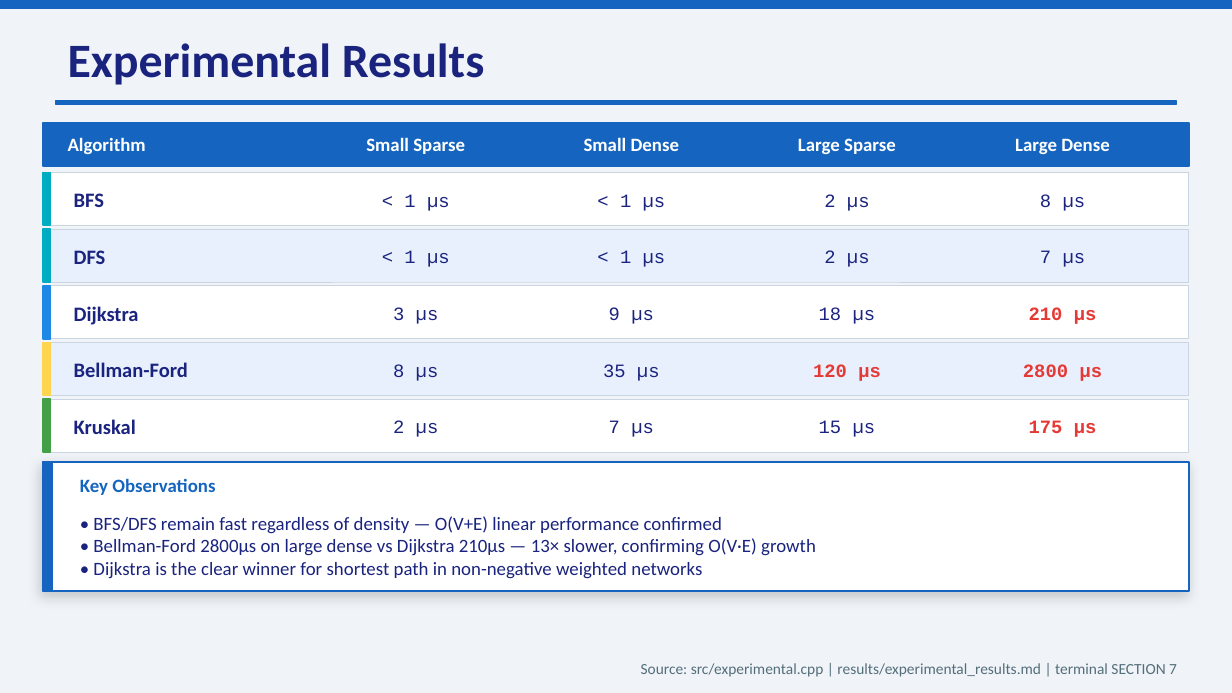
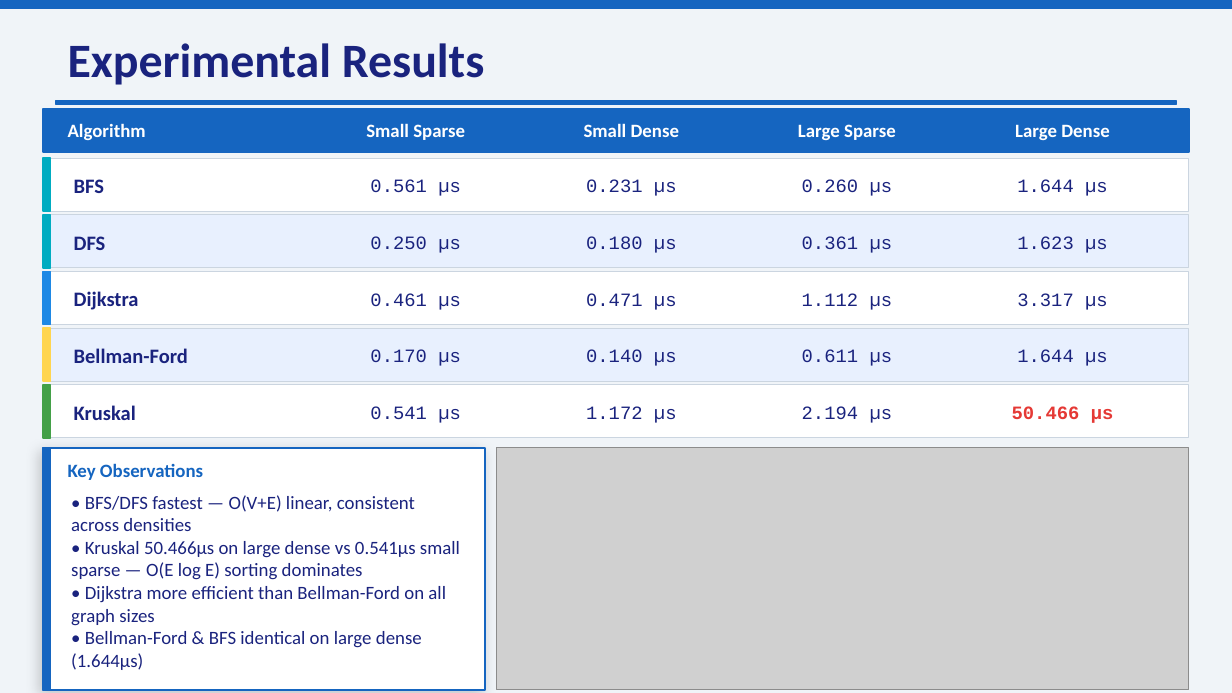
Before and after one commit to ZYXERO/COT4400-Router-Network-Optimization, a slide deck: slide 13 of docs/slides/COT4400_Presentation.pptx (slide 10 before the commit). Drawn at 1232x693 pixels with LibreOffice and Linux fonts; fonts in the diff are those of the drawing; grey boxes stand for pictures. Boxes give left, top, right and bottom in pixels: in the first picture for what was removed or moved away, otherwise in the second. Text is boxed around its words. In the diff, an @@ line names an element or a change of style, - is before the commit and + after.

```diff
--- a/docs/slides/COT4400_Presentation.pptx
+++ b/docs/slides/COT4400_Presentation.pptx
@@ text at [370,179,461,196]: text changed @@
-< 1 µs
+0.561 µs
@@ text at [586,179,677,196]: text changed @@
-< 1 µs
+0.231 µs
@@ text at [802,179,893,196]: text changed @@
-2 µs
+0.260 µs
@@ text at [1017,179,1108,196]: text changed @@
-8 µs
+1.644 µs
@@ text at [370,236,461,253]: text changed @@
-< 1 µs
+0.250 µs
@@ text at [586,236,677,253]: text changed @@
-< 1 µs
+0.180 µs
@@ text at [802,236,893,253]: text changed @@
-2 µs
+0.361 µs
@@ text at [1017,236,1108,253]: text changed @@
-7 µs
+1.623 µs
@@ text at [370,293,461,310]: text changed @@
-3 µs
+0.461 µs
@@ text at [586,293,677,310]: text changed @@
-9 µs
+0.471 µs
@@ text at [802,293,893,310]: text changed @@
-18 µs
+1.112 µs
@@ text at [1017,293,1108,310]: text changed; text colour #E53935 to #1A237E; bold off @@
-210 µs
+3.317 µs
@@ text at [370,349,461,366]: text changed @@
-8 µs
+0.170 µs
@@ text at [586,349,677,366]: text changed @@
-35 µs
+0.140 µs
@@ text at [802,349,893,366]: text changed; text colour #E53935 to #1A237E; bold off @@
-120 µs
+0.611 µs
@@ text at [1017,349,1108,366]: text changed; text colour #E53935 to #1A237E; bold off @@
-2800 µs
+1.644 µs
@@ 11 rectangles, 10 texts: place and size @@
-11 rectangles, 10 texts at [43,123,1189,452]
+11 rectangles, 10 texts at [43,108,1189,437]
@@ text at [370,406,461,423]: text changed @@
-2 µs
+0.541 µs
@@ text at [586,406,677,423]: text changed @@
-7 µs
+1.172 µs
@@ text at [802,406,893,423]: text changed @@
-15 µs
+2.194 µs
@@ text at [1012,406,1114,423]: text changed @@
-175 µs
+50.466 µs
@@ rectangle: place and size @@
-rectangle at [43,462,52,591]
+rectangle at [43,447,51,690]
@@ rectangle: place and size @@
-rectangle at [43,462,1189,591]
+rectangle at [43,447,485,690]
@@ picture added at [496,447,1189,690] @@
@@ text "Key Observations": place and size @@
-text "Key Observations" at [80,478,215,495]
+text "Key Observations" at [68,463,203,480]
@@ text at [71,495,460,670]: text changed @@
-• BFS/DFS remain fast regardless of density — O(V+E) linear performance confirmed
-• Bellman-Ford 2800µs on large dense vs Dijkstra 210µs — 13× slower, confirming O(V·E) growth
-• Dijkstra is the clear winner for shortest path in non-negative weighted networks
+• BFS/DFS fastest — O(V+E) linear, consistent across densities
+• Kruskal 50.466µs on large dense vs 0.541µs small sparse — O(E log E) sorting dominates
+• Dijkstra more efficient than Bellman-Ford on all graph sizes
+• Bellman-Ford & BFS identical on large dense (1.644µs)
@@ text removed at [641,663,1177,677] @@
-Source: src/experimental.cpp | results/experimental_results.md | terminal SECTION 7
```
Also in this commit, not shown: 10 other slides changed, 4 slides added, 2 other files.
